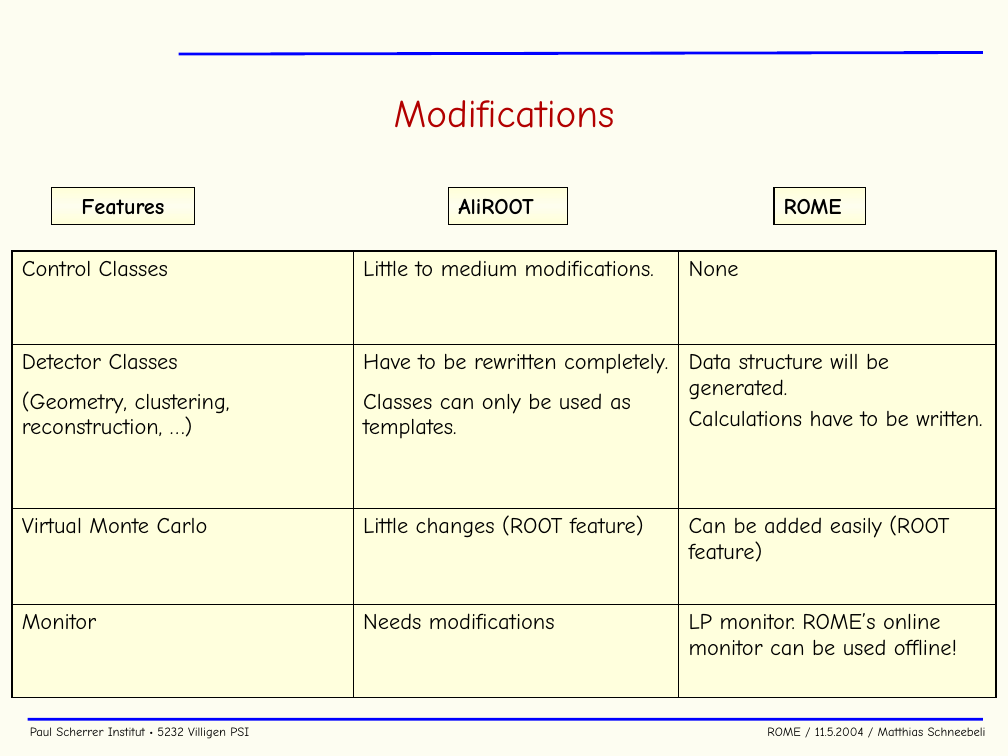
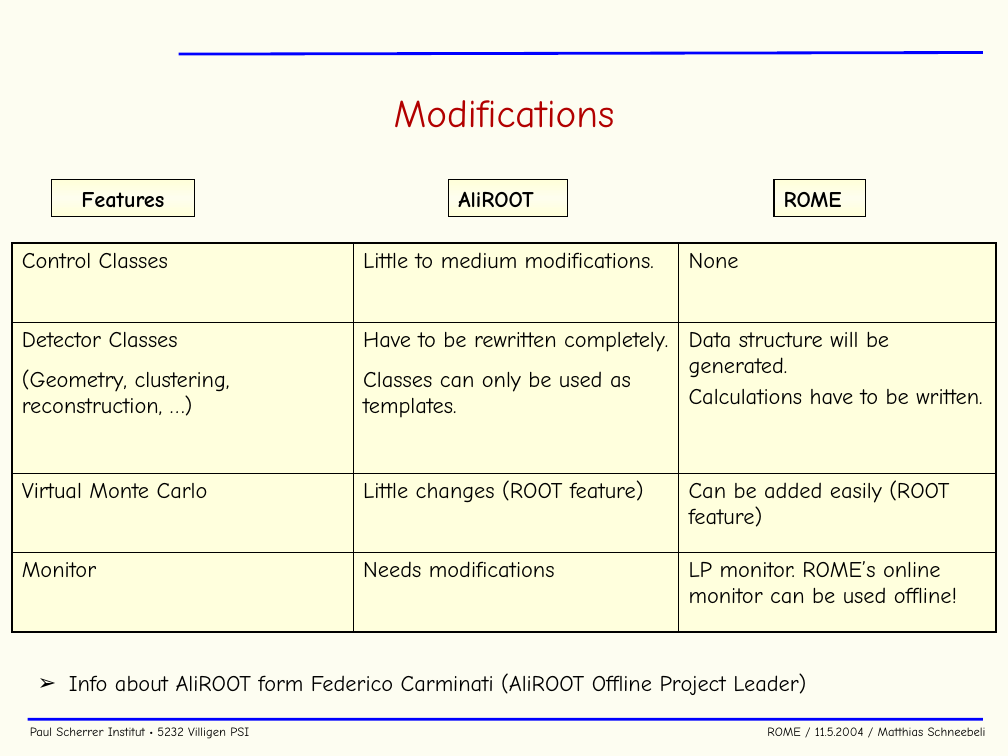
Before and after one commit to cjpl/rome, a slide deck: slide 36 of documentation/ROME.ppt (slide 34 before the commit). Drawn at 1008x756 pixels with LibreOffice and Linux fonts; fonts in the diff are those of the drawing; background and template pictures are left out. Boxes give left, top, right and bottom in pixels: in the first picture for what was removed or moved away, otherwise in the second. Text is boxed around its words. In the diff, an @@ line names an element or a change of style, - is before the commit and + after.

Commit message:
User called Root Interpreter

```diff
--- a/documentation/ROME.ppt
+++ b/documentation/ROME.ppt
@@ 3 rectangles: place and size @@
-3 rectangles at <box>51,187,866,225</box>
+3 rectangles at <box>51,179,866,217</box>
@@ table: place and size @@
-table at <box>12,251,997,698</box>
+table at <box>12,243,997,632</box>
@@ text added at <box>69,673,806,695</box>, 16 pt, text #000000 @@
+➢ Info about AliROOT form Federico Carminati (AliROOT Offline Project Leader)
```
Also in this commit, not shown: 16 other slides changed, 3 slides added, 1 slide removed, 3 other files.
